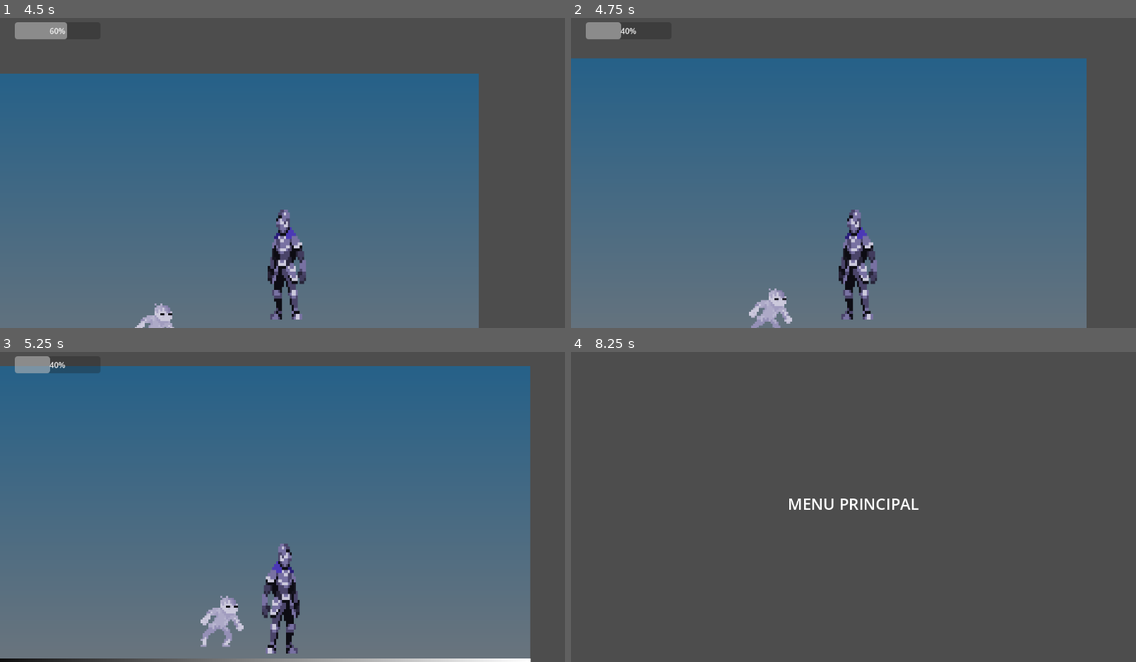
Above: before the commit, frames 1-4 (two rows, left to right).
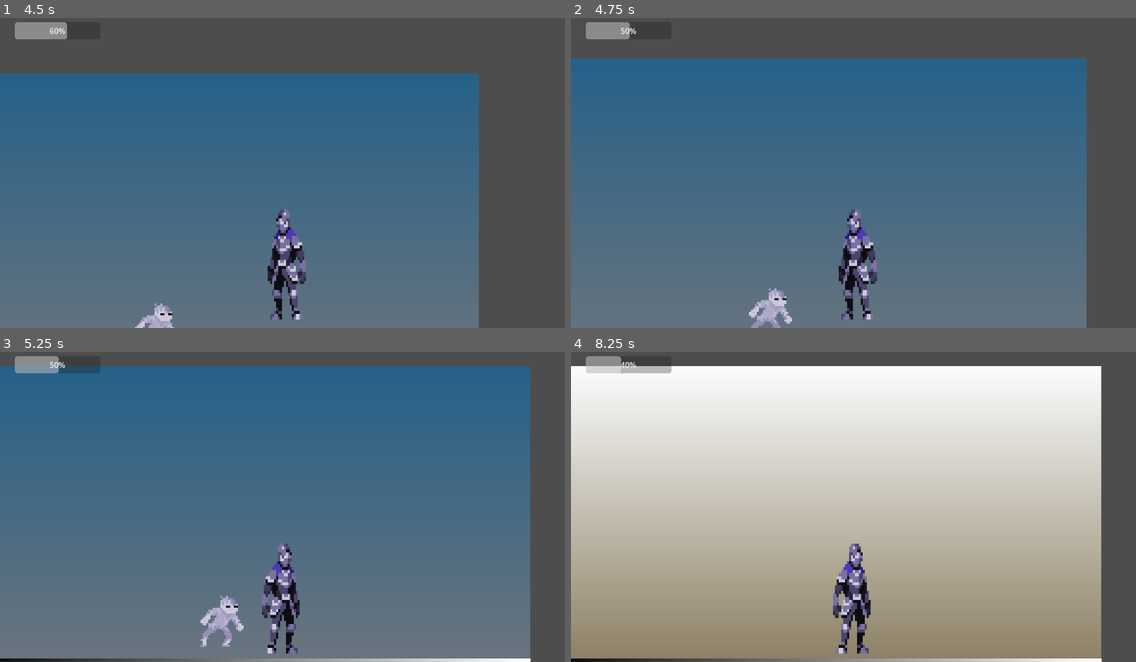
Above: after the commit, the same moments.

Repository: hugoc7/AbyssGameJam
Game: Godot game, scene res://levels/hugo.tscn
Two runs of this game, one before a commit and one after it. Both use one fixed random seed, a clock stepped at 60 frames per second and the inputs below. This scene is started directly instead of the project's main scene.
Inputs (mouse positions are in pixels of both pictures, inside the frame that each line leads up to):
- Up to frame 1 (4.5 s): move the mouse to (406, 154) at 0.52 s; press the mouse at (406, 154) at 0.53 s; hold D (move_right) 0.53-2.03 s; tap W (jump) at 0.77, 0.8, 1.07, 1.35, 1.52, 1.82, 2.3, 3.02, 3.32, 3.77, 3.8, 4.07, 4.35 s; move the mouse to (169, 185) at 1.27 s; release the mouse at (169, 185) at 1.28 s; click (169, 185) at 1.55 s; move the mouse to (339, 98) at 2.02 s; press the mouse at (339, 98) at 2.03 s; hold A (move_left) 2.03-2.78 s; move the mouse to (254, 231) at 2.77 s; release the mouse at (254, 231) at 2.78 s; hold D (move_right) 2.78-4.28 s; tap Space (switch_level_color) at 2.85 s; click (254, 231) at 3.05 s; move the mouse to (452, 216) at 3.52 s; press the mouse at (452, 216) at 3.53 s; move the mouse to (113, 123) at 4.27 s; release the mouse at (113, 123) at 4.28 s; hold A (move_left) from 4.28 s (still down)
- Up to frame 2 (4.75 s): keep holding A (move_left); tap W (jump) at 4.52 s; click (684, 123) at 4.55 s
- Up to frame 3 (5.25 s): tap W (jump) at 4.82 s; move the mouse to (310, 503) at 5.02 s; release A (move_left) at 5.03 s; press the mouse at (310, 503) at 5.03 s; hold D (move_right) from 5.03 s (still down)
- Up to frame 4 (8.25 s): tap W (jump) at 5.3, 6.02, 6.32, 6.77, 6.8, 7.07, 7.35, 7.52, 7.82 s; move the mouse to (768, 423) at 5.77 s; release D (move_right) at 5.78 s; release the mouse at (768, 423) at 5.78 s; hold A (move_left) 5.78-7.28 s; tap Space (switch_level_color) at 5.85 s; click (768, 423) at 6.05 s; move the mouse to (977, 488) at 6.52 s; press the mouse at (977, 488) at 6.53 s; move the mouse to (740, 519) at 7.27 s; release the mouse at (740, 519) at 7.28 s; hold D (move_right) from 7.28 s (still down); click (740, 519) at 7.55 s; move the mouse to (910, 432) at 8.02 s; press the mouse at (910, 432) at 8.03 s

Frame 1 is identical in both runs. In frame 2, less than 0.1% of the frame differs, in the area x 8-11%, y 1-7%; in frame 3, less than 0.1%; in frame 4, 90%, in the area x 0-94%, y 1-100%.

Commit message:
add player short attack

Diff:
--- a/enemy/enemy_contact.gd
+++ b/enemy/enemy_contact.gd
@@ -11,8 +11,18 @@
 @export var speed : float = 50.0
 @export var damage : int = 10
 @export var attack_range : float = 200
+@export var life = 10
 
 var is_in_cooldown = false
+
+func take_damage(damage: int):
+	life -= damage
+	if life < 0:
+		life = 0
+		die()
+
+func die():
+	queue_free()
 
 func _ready():
 	if color == Enums.LightColor.WHITE:
--- a/enemy/enemy_contact.tscn
+++ b/enemy/enemy_contact.tscn
@@ -22,8 +22,6 @@
 script = ExtResource("1_51gnd")
 white_texture = ExtResource("4_a1kmb")
 black_texture = ExtResource("3_gj8y7")
-damage = null
-attack_range = null
 
 [node name="CollisionShape2D" type="CollisionShape2D" parent="."]
 position = Vector2(0, 14)
--- a/levels/hugo.tscn
+++ b/levels/hugo.tscn
@@ -47,21 +47,18 @@
 
 [node name="Player" parent="." instance=ExtResource("5_d21w1")]
 position = Vector2(136, 489)
+damage = 100
 
 [node name="Enemy" type="Node" parent="."]
 
 [node name="EnemyContact" parent="Enemy" node_paths=PackedStringArray("player") instance=ExtResource("6_l8te7")]
 position = Vector2(461, 508)
 player = NodePath("../../Player")
-damage = 10
-attack_range = 200.0
 
 [node name="EnemyContact2" parent="Enemy" node_paths=PackedStringArray("player") instance=ExtResource("6_l8te7")]
 position = Vector2(931, 508)
 color = 1
 player = NodePath("../../Player")
-damage = 10
-attack_range = 200.0
 
 [node name="HUD" parent="." instance=ExtResource("7_pvkj3")]
 
--- a/levels/level1.tscn
+++ b/levels/level1.tscn
@@ -52,12 +52,14 @@
 position = Vector2(843, 262)
 damage = 10
 attack_range = 200.0
+life = 200
 
 [node name="EnemyContact2" parent="Enemy" instance=ExtResource("5_mowys")]
 position = Vector2(518, 307)
 color = 1
 damage = 10
 attack_range = 200.0
+life = 10
 
 [node name="HUD" parent="." instance=ExtResource("7_vfnx0")]
 
--- a/player/player.gd
+++ b/player/player.gd
@@ -2,12 +2,15 @@
 
 signal life_changed(new_value: int)
 
-const SPEED = 300.0
-const JUMP_VELOCITY = -400.0
+@export var speed = 300.0
+@export var jump_velocity = -400.0
+@export var damage : int = 10
+
 
 # Get the gravity from the project settings to be synced with RigidBody nodes.
 var gravity = ProjectSettings.get_setting("physics/2d/default_gravity")
 var life = 100
+var is_short_attack_on_cooldown = false
 
 func take_damage(damage: int):
 	life -= damage
@@ -15,9 +18,27 @@
 		life = 0
 	emit_signal("life_changed", life)
 
+func short_attack():
+	var other_areas: Array[Area2D] = $AttackArea.get_overlapping_areas()
+	print_debug("player short atk")
+	is_short_attack_on_cooldown = true
+	$ShortAttackCooldownTimer.start()
+	if other_areas.is_empty():
+		$SwordMissSound.play()
+	else:
+		$SwordHitSound.play()
+
+	for area in other_areas:
+		if area.has_method("take_damage"):
+			area.take_damage(damage)
+
+func reset_short_attack_cooldown():
+	is_short_attack_on_cooldown = false
 
 func _ready():
 	emit_signal("life_changed", life)
+	$ShortAttackTimer.timeout.connect(short_attack)
+	$ShortAttackCooldownTimer.timeout.connect(reset_short_attack_cooldown)
 
 func _physics_process(delta):
 	# Add the gravity.
@@ -26,15 +47,21 @@
 
 	# Handle jump.
 	if Input.is_action_just_pressed("jump") and is_on_floor():
-		velocity.y = JUMP_VELOCITY
+		velocity.y = jump_velocity
 
 	# Get the input direction and handle the movement/deceleration.
 	# As good practice, you should replace UI actions with custom gameplay actions.
 	var direction = Input.get_axis("move_left", "move_right")
 	if direction:
-		velocity.x = direction * SPEED
+		velocity.x = direction * speed
 		$Sprite2D.scale.x = sign(direction) * abs($Sprite2D.scale.x)
 	else:
-		velocity.x = move_toward(velocity.x, 0, SPEED)
+		velocity.x = move_toward(velocity.x, 0, speed)
 
 	move_and_slide()
+
+func _unhandled_input(event):
+	if event.is_action_pressed("attack_short") and not is_short_attack_on_cooldown:
+		$ShortAttackTimer.start()
+	if event is InputEventMouseMotion:
+		var mouse = get_global_mouse_position()
--- a/player/player.tscn
+++ b/player/player.tscn
@@ -1,7 +1,9 @@
-[gd_scene load_steps=7 format=3 uid="uid://ck8o5v52wgvf6"]
+[gd_scene load_steps=9 format=3 uid="uid://ck8o5v52wgvf6"]
 
 [ext_resource type="Script" path="res://player/player.gd" id="1_esoqt"]
 [ext_resource type="Texture2D" uid="uid://bdtdr4vcgseu0" path="res://player/Character_Blanc.png" id="2_ibxpq"]
+[ext_resource type="AudioStream" uid="uid://ddotwbuosivqa" path="res://player/sound/miss_sword1.mp3" id="3_kixs8"]
+[ext_resource type="AudioStream" uid="uid://cv4rtym8v74mt" path="res://player/sound/sword_hit1.mp3" id="4_b1xjc"]
 
 [sub_resource type="Gradient" id="Gradient_o247o"]
 colors = PackedColorArray(1, 1, 0.317647, 1, 0, 0, 0, 1)
@@ -45,3 +47,16 @@
 [node name="CollisionShape2D" type="CollisionShape2D" parent="AttackArea"]
 position = Vector2(193.325, -2.5)
 shape = SubResource("RectangleShape2D_7urbb")
+
+[node name="ShortAttackTimer" type="Timer" parent="."]
+wait_time = 0.1
+one_shot = true
+
+[node name="ShortAttackCooldownTimer" type="Timer" parent="."]
+one_shot = true
+
+[node name="SwordMissSound" type="AudioStreamPlayer2D" parent="."]
+stream = ExtResource("3_kixs8")
+
+[node name="SwordHitSound" type="AudioStreamPlayer2D" parent="."]
+stream = ExtResource("4_b1xjc")
Not shown, added: player/sound/miss_sword1.mp3.import
Not shown, added: player/sound/sword_hit1.mp3.import
Not shown, added: player/sound/miss_sword1.mp3
Not shown, added: player/sound/sword_hit1.mp3
